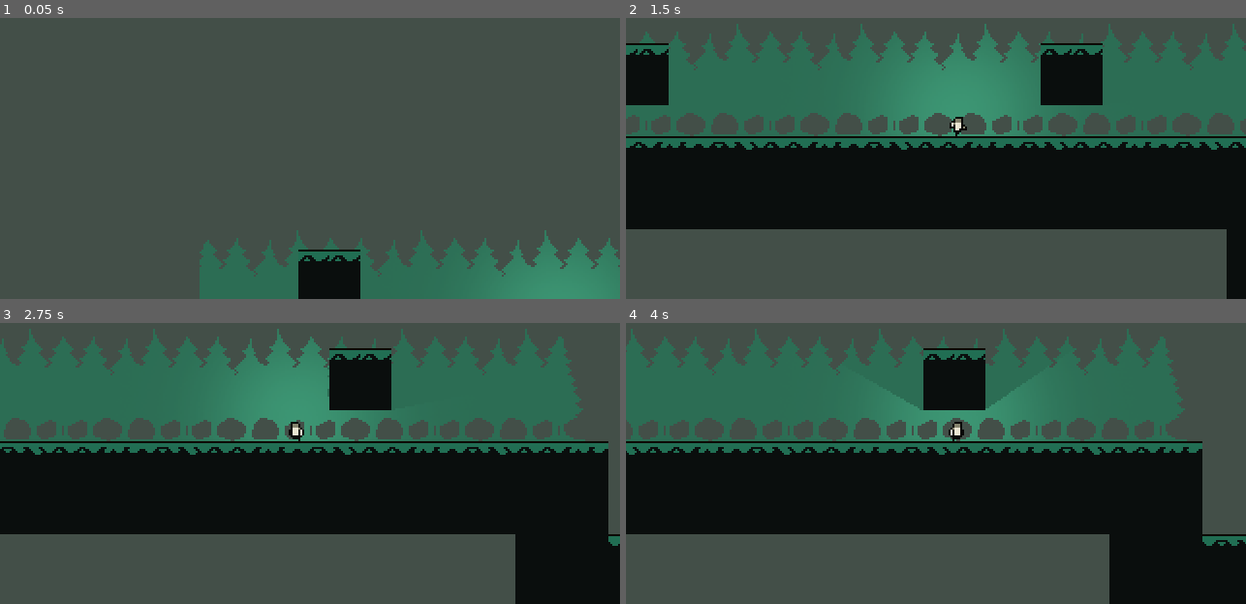
Above: before the commit, frames 1-4 (two rows, left to right).
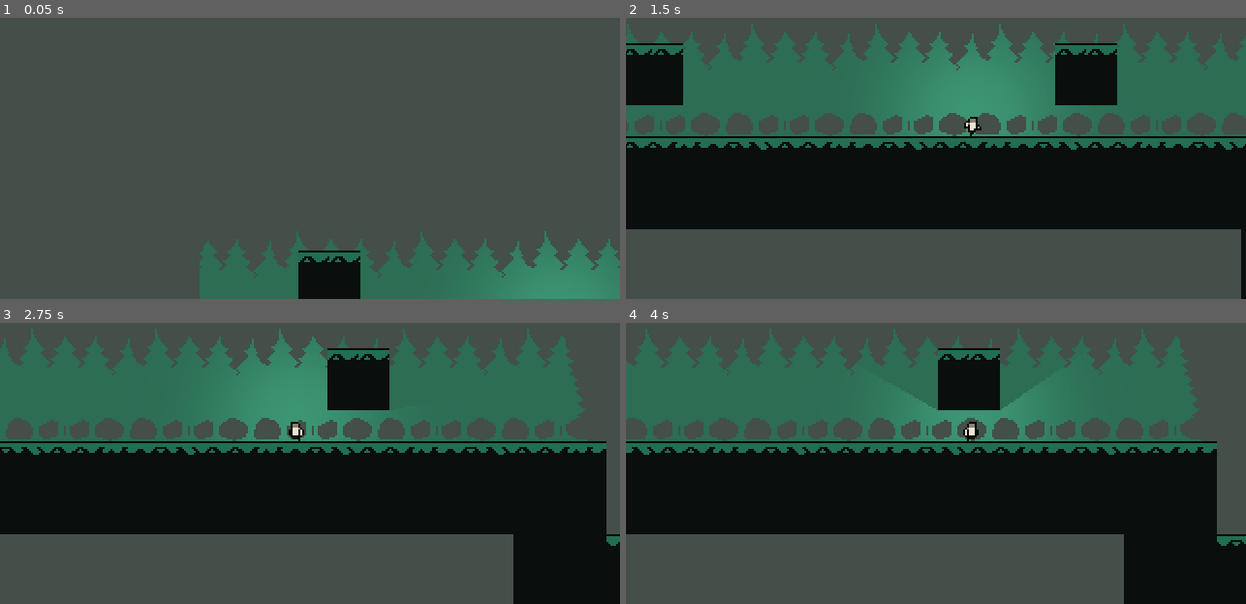
Above: after the commit, the same moments.

Repository: NesiAwesomeneess/ViewportPlus
Game: Godot game, scene res://Main/The Main Scene.tscn
The game is run twice, just before and just after one commit, with the same random seed, the same clock (stepped at 60 frames per second) and the same inputs.
Inputs (mouse positions are in pixels of both pictures, inside the frame that each line leads up to):
- Up to frame 1 (0.05 s): no input
- Up to frame 2 (1.5 s): move the mouse to (1072, 107) at 0.52 s; hold D (Right) from 0.53 s (still down); move the mouse to (812, 141) at 1.27 s
- Up to frame 3 (2.75 s): move the mouse to (372, 353) at 2.02 s; release D (Right) at 2.03 s; hold A (Left) from 2.03 s (still down)
- Up to frame 4 (4 s): move the mouse to (905, 500) at 2.77 s; release A (Left) at 2.78 s; hold D (Right) from 2.78 s (still down); move the mouse to (1122, 483) at 3.52 s

The runs differ from the first frame. In frame 1, 0.5% of the frame differs, in the area x 32-100%, y 75-93%; in frame 2, 12%; in frame 3, 3.3%; in frame 4, 13%, in the area x 0-100%, y 2-100%.

Commit message:
Add files via upload

Diff:
--- /dev/null
+++ b/Viewport +/Main/RenderComponents.gd
@@ -0,0 +1,12 @@
+extends Node2D
+
+export (NodePath) var camera_path
+onready var camera : Camera2D = get_node(camera_path)
+
+func _ready():
+	var _position = camera.get_camera_screen_center()
+	global_position = _position
+
+func _process(delta):
+	var _position = camera.get_camera_screen_center()
+	global_position = _position
--- a/Viewport +/Main/The Main Scene.tscn
+++ b/Viewport +/Main/The Main Scene.tscn
@@ -16,8 +16,9 @@
 [ext_resource path="res://Main/assets/Ground.png" type="Texture" id=14]
 [ext_resource path="res://Main/Player/assets/PlayerRun4.png" type="Texture" id=15]
 [ext_resource path="res://Main/Player/assets/PlayerRun2.png" type="Texture" id=16]
-
-[sub_resource type="TileSet" id=16]
+[ext_resource path="res://Main/RenderComponents.gd" type="Script" id=17]
+
+[sub_resource type="TileSet" id=1]
 0/name = "Trees.png 0"
 0/texture = ExtResource( 10 )
 0/tex_offset = Vector2( 0, 0 )
@@ -347,29 +348,20 @@
 range_layer_min = -100
 shadow_enabled = true
 
-[node name="Camera" type="Camera2D" parent="Viewport/Main/Player"]
+[node name="Camera2D" type="Camera2D" parent="Viewport/Main/Player"]
 current = true
-drag_margin_left = 0.05
-drag_margin_top = 0.1
-drag_margin_right = 0.05
-drag_margin_bottom = 0.1
-__meta__ = {
-"_editor_description_": "disable any kind of smoothing or offset in the camera in the viewport for the best results"
-}
-
-[node name="Remote" type="RemoteTransform2D" parent="Viewport/Main/Player/Camera"]
-remote_path = NodePath("../../../../../RenderComponents")
+drag_margin_h_enabled = true
+drag_margin_left = 0.04
+drag_margin_right = 0.04
 
 [node name="RenderComponents" type="Node2D" parent="."]
+script = ExtResource( 17 )
 __meta__ = {
 "_editor_description_": "When you open this project the position of this node will be set to the position of the camera in the subviewport because of the RemoteTransform2D node.
 
 If you don't what this to happen you'll have to link the RemoteTransform2D node to this node through code when you run your game."
 }
-
-[node name="2DCamera" type="Camera2D" parent="RenderComponents"]
-current = true
-smoothing_enabled = true
+camera_path = NodePath("../Viewport/Main/Player/Camera2D")
 
 [node name="ViewportTexture" type="TextureRect" parent="RenderComponents"]
 margin_right = 370.0
@@ -380,3 +372,11 @@
 __meta__ = {
 "_edit_use_anchors_": false
 }
+
+[node name="2DCamera" type="Camera2D" parent="RenderComponents"]
+current = true
+smoothing_enabled = true
+drag_margin_left = 0.1
+drag_margin_top = 0.1
+drag_margin_right = 0.1
+drag_margin_bottom = 0.1
--- a/Viewport +/READ-me.gd
+++ b/Viewport +/READ-me.gd
@@ -7,7 +7,7 @@
 	return scene.get_global_mouse_position()
 
 #For best results read:
-# Tip #1: ensure that all smoothing on the camera in the viewport is diabled (this includes drag margins and camera offsets)
+# Tip #1: ensure that all smoothing on the camera in the viewport is disabled
 # any custom camera movement script attached to the camera inside the viewport should be detached and moved to the 2DCamera node (The camera outside
 #the subviewport)
 
--- a/Viewport +/project.godot
+++ b/Viewport +/project.godot
@@ -37,8 +37,6 @@
 window/size/width=320
 window/size/height=180
 window/size/fullscreen=true
-window/size/test_width=1280
-window/size/test_height=720
 window/stretch/mode="2d"
 window/stretch/aspect="keep"
 
Not shown: 11 places in Viewport +/Main/The Main Scene.tscn that only renumber resources
